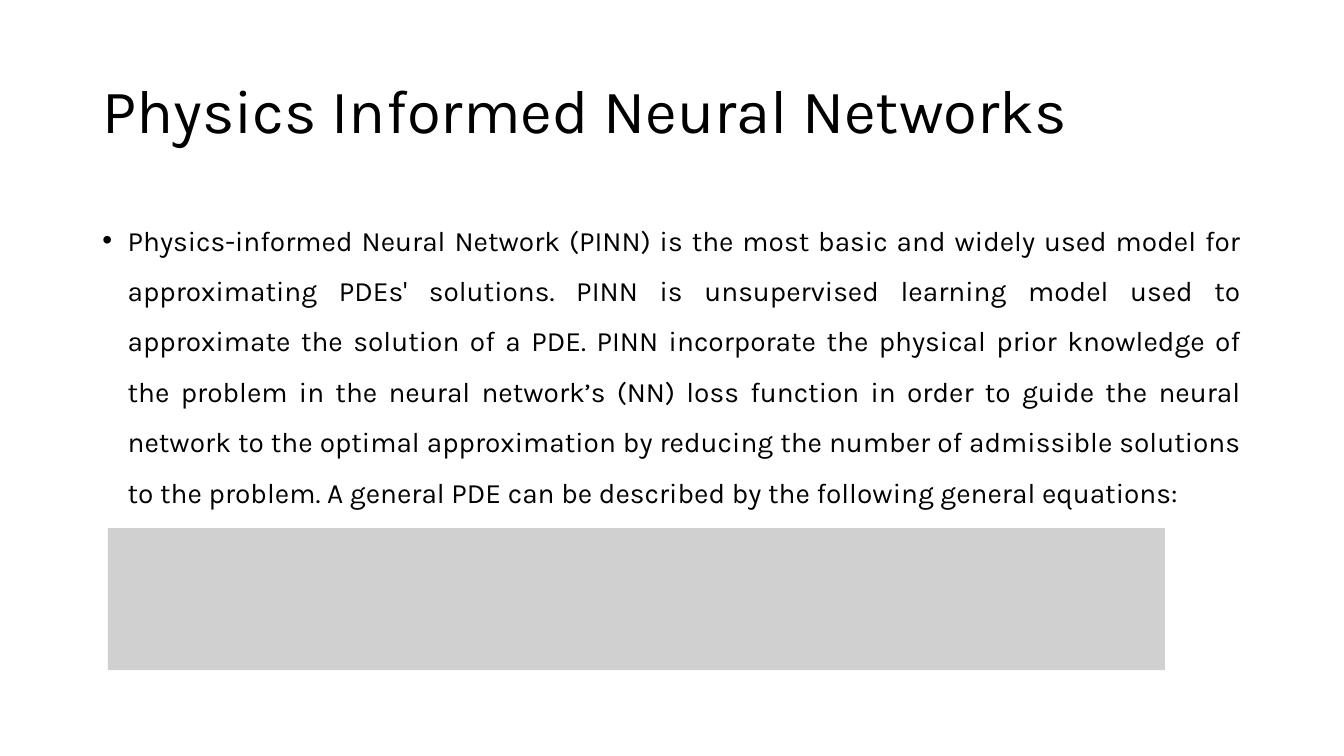
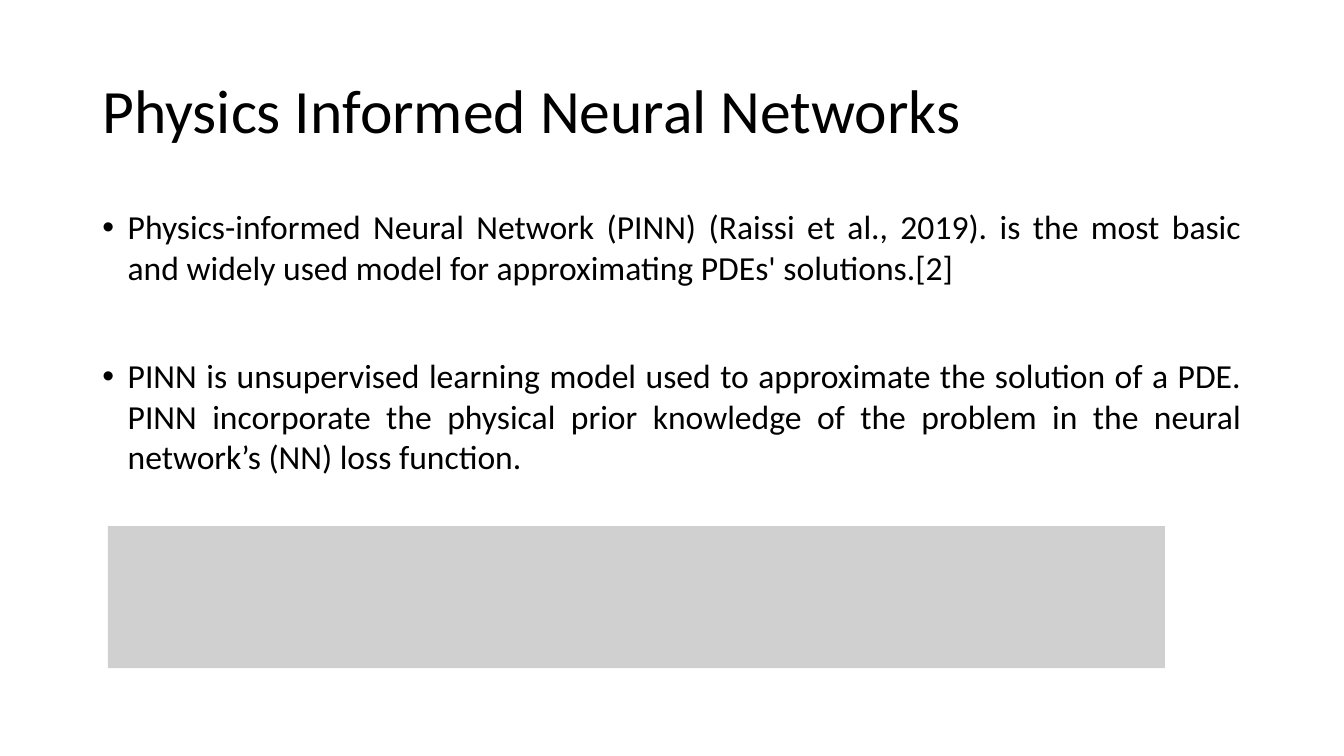
Before and after one commit to HashimAlSadah/MX-Project, a slide deck: slide 4 of ppt/Deep Learning Methods for Solving PDEs - MX CA Project.pptx. Drawn at 1344x756 pixels with LibreOffice and Linux fonts; fonts in the diff are those of the drawing; grey boxes stand for pictures. Boxes give left, top, right and bottom in pixels: in the first picture for what was removed or moved away, otherwise in the second. Text is boxed around its words. In the diff, an @@ line names an element or a change of style, - is before the commit and + after.

```diff
--- a/ppt/Deep Learning Methods for Solving PDEs - MX CA Project.pptx
+++ b/ppt/Deep Learning Methods for Solving PDEs - MX CA Project.pptx
@@ title "Physics Informed Neural Networks" at bbox=[102, 90, 961, 143]: font Karla to Calibri @@
@@ text at bbox=[128, 214, 1241, 474]: text changed; size 20 to 24 pt; font Karla to Calibri @@
-• Physics-informed Neural Network (PINN) is the most basic and widely used model for approximating PDEs' solutions. PINN is unsupervised learning model used to approximate the solution of a PDE. PINN incorporate the physical prior knowledge of the problem in the neural network’s (NN) loss function in order to guide the neural network to the optimal approximation by reducing the number of admissible solutions to the problem. A general PDE can be described by the following general equations:
+• Physics-informed Neural Network (PINN) (Raissi et al., 2019). is the most basic and widely used model for approximating PDEs' solutions.[2]
+• PINN is unsupervised learning model used to approximate the solution of a PDE. PINN incorporate the physical prior knowledge of the problem in the neural network’s (NN) loss function.
```
Also in this commit, not shown: 5 other slides changed, 6 slides added, 3 slides removed.
